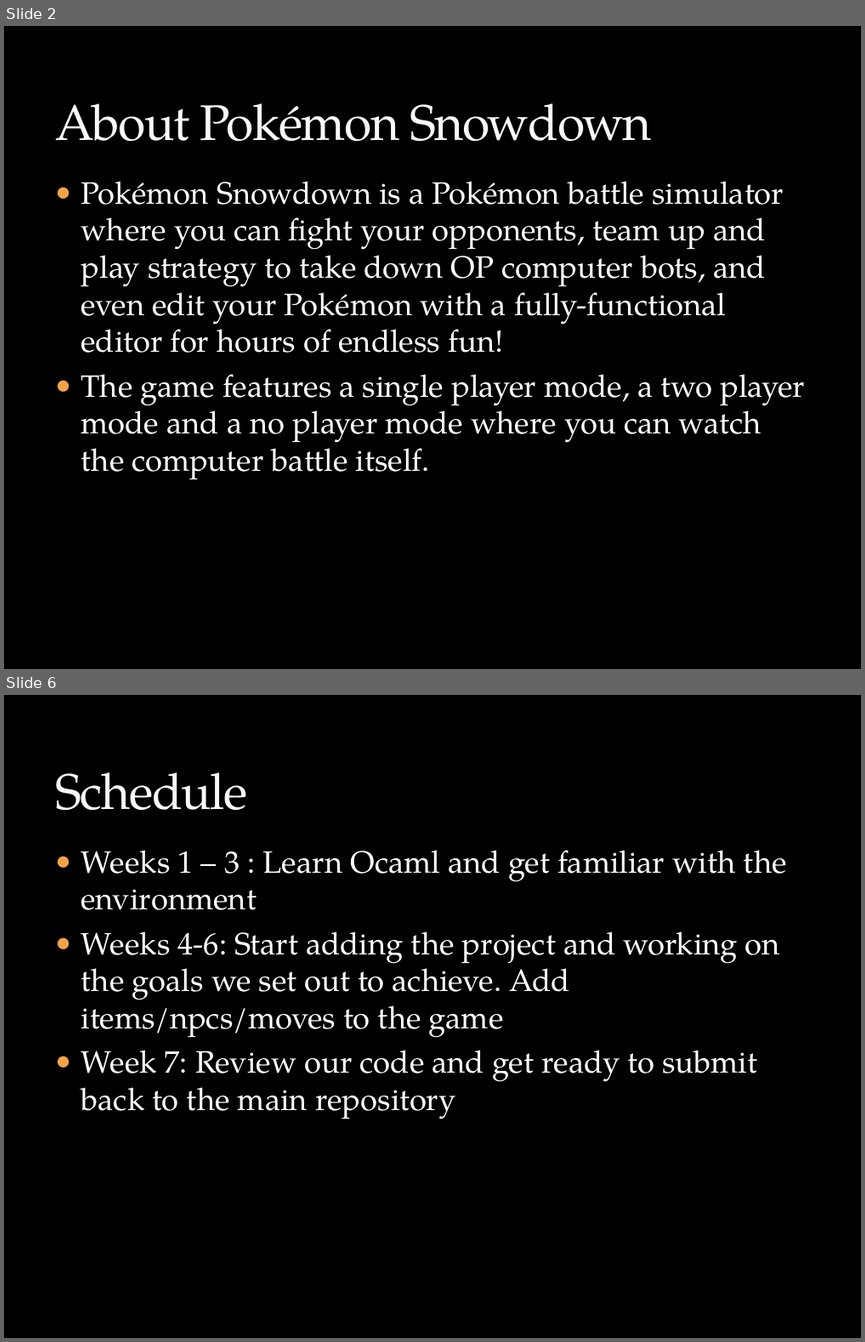
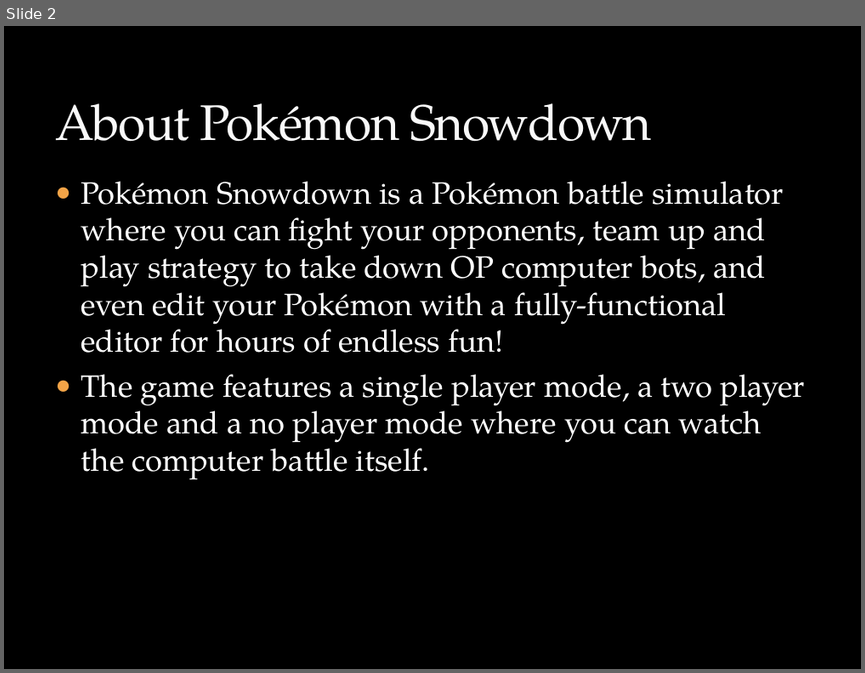
Before and after one commit to maZang/PokeSnowdown, a slide deck: final_presentation.pptx. Shown one above the other, each under a label of ours: slides 2 and 6 before the commit, slide 2 after it; the slides between them are not shown. The pictures are 865x1342 and 865x673 pixels, drawn with LibreOffice and Linux fonts; fonts in the diff are those of the drawing; background and template pictures are left out. Boxes give left, top, right and bottom in pixels: in the first picture for what was removed or moved away, otherwise in the second. Text is boxed around its words. In the diff, an @@ line names an element or a change of style, - is before the commit and + after.

```diff
--- a/final_presentation.pptx
+++ b/final_presentation.pptx
@@ slide 6 removed at [4, 695, 861, 1338], background picture (left out) @@
@@ title removed at [55, 772, 247, 810] @@
-Schedule
@@ text removed at [81, 850, 787, 1119] @@
-● Weeks 1 – 3 : Learn Ocaml and get familiar with the environment
-● Weeks 4-6: Start adding the project and working on the goals we set out to achieve. Add items/npcs/moves to the game
-● Week 7: Review our code and get ready to submit back to the main repository
```
Also in this commit, not shown: 2 slides changed, 3 slides added, 5 other slides removed.
